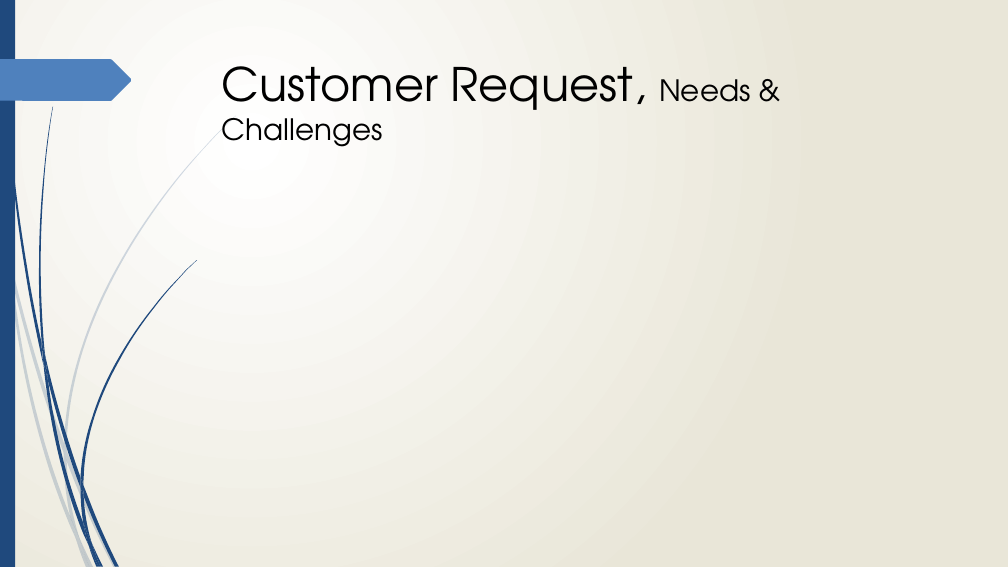
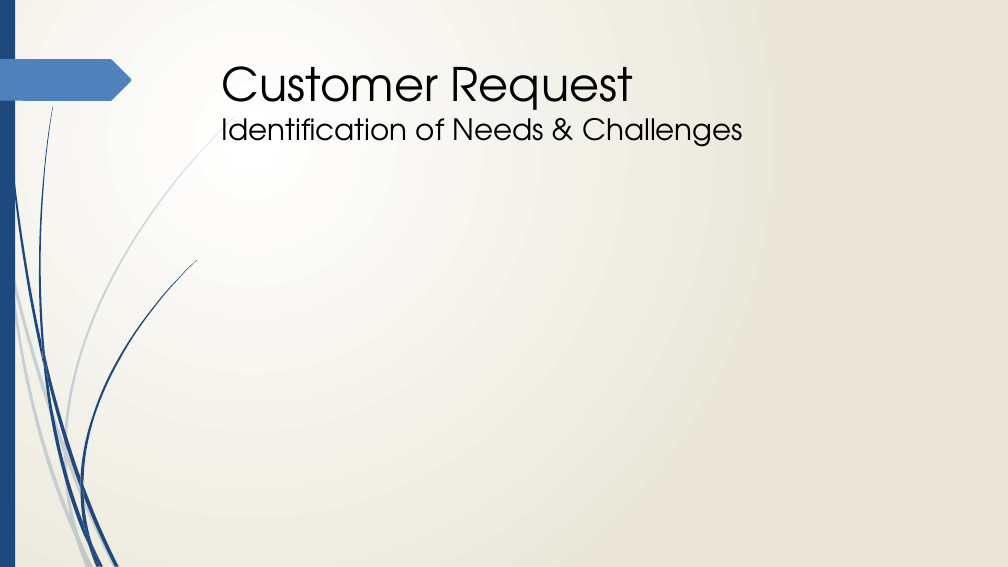
Before and after one commit to Jmr-Work/Pivotal_Presentation, a slide deck: slide 2 of Suppl/Pivotal Presentation - DTECTS.pptx. Drawn at 1008x567 pixels with LibreOffice and Linux fonts; fonts in the diff are those of the drawing. Boxes give left, top, right and bottom in pixels: in the first picture for what was removed or moved away, otherwise in the second. Text is boxed around its words. In the diff, an @@ line names an element or a change of style, - is before the commit and + after.

```diff
--- a/Suppl/Pivotal Presentation - DTECTS.pptx
+++ b/Suppl/Pivotal Presentation - DTECTS.pptx
@@ title at <box>222,66,743,147</box>: text changed; size 44 to 28 pt @@
-Customer Request, Needs & Challenges
+Customer Request
+Identification of Needs & Challenges
```
Also in this commit, not shown: 1 other slide changed, 1 slide added.
